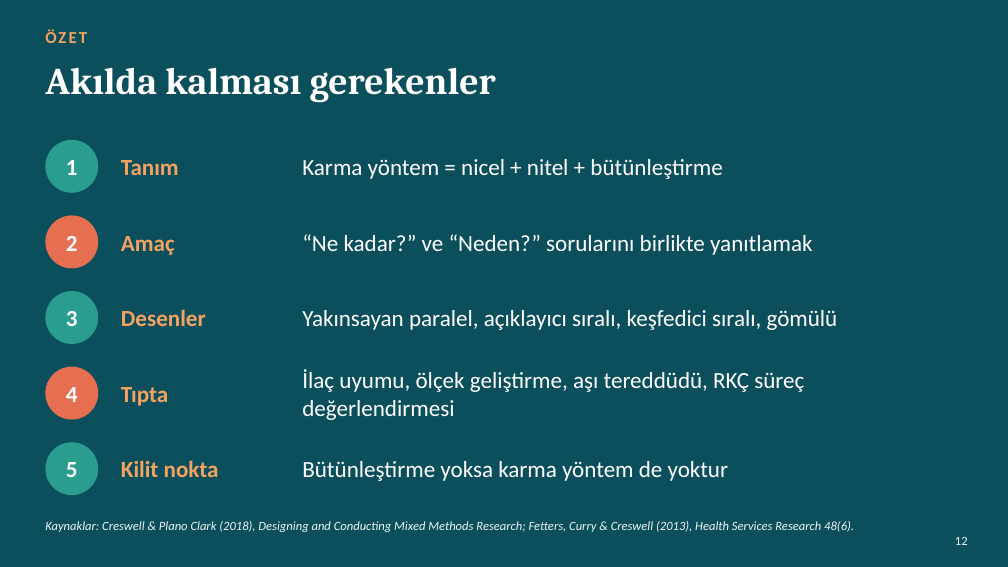
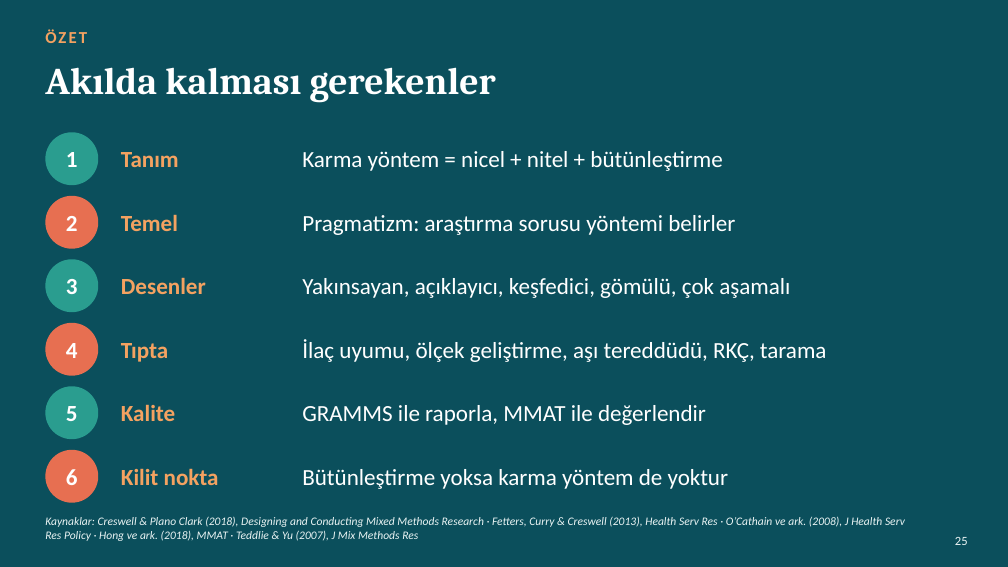
Before and after one commit to sadafac4/istatistik, a slide deck: slide 25 of sunum/10_Karma_Yontemler.pptx (slide 12 before the commit). Drawn at 1008x567 pixels with LibreOffice and Linux fonts; fonts in the diff are those of the drawing. Boxes give left, top, right and bottom in pixels: in the first picture for what was removed or moved away, otherwise in the second. Text is boxed around its words. In the diff, an @@ line names an element or a change of style, - is before the commit and + after.

```diff
--- a/sunum/10_Karma_Yontemler.pptx
+++ b/sunum/10_Karma_Yontemler.pptx
@@ 3 texts, 1 ellipse moved together from (x1=45, y1=140, x2=722, y2=193) to (x1=45, y1=132, x2=722, y2=185) @@
@@ text "2" moved from (x1=66, y1=236, x2=78, y2=251) to (x1=66, y1=216, x2=78, y2=231) @@
@@ ellipse moved from (x1=45, y1=216, x2=98, y2=268) to (x1=45, y1=196, x2=98, y2=249) @@
@@ text at (x1=121, y1=214, x2=178, y2=231): text changed @@
-Amaç
+Temel
@@ text at (x1=302, y1=215, x2=735, y2=235): text changed @@
-“Ne kadar?” ve “Neden?” sorularını birlikte yanıtlamak
+Pragmatizm: araştırma sorusu yöntemi belirler
@@ 2 texts, 1 ellipse moved together from (x1=45, y1=291, x2=206, y2=344) to (x1=45, y1=259, x2=206, y2=312) @@
@@ text at (x1=302, y1=278, x2=790, y2=298): text changed @@
-Yakınsayan paralel, açıklayıcı sıralı, keşfedici sıralı, gömülü
+Yakınsayan, açıklayıcı, keşfedici, gömülü, çok aşamalı
@@ 2 texts, 1 ellipse moved together from (x1=45, y1=367, x2=168, y2=420) to (x1=45, y1=323, x2=168, y2=376) @@
@@ text at (x1=302, y1=339, x2=827, y2=362): text changed @@
-İlaç uyumu, ölçek geliştirme, aşı tereddüdü, RKÇ süreç değerlendirmesi
+İlaç uyumu, ölçek geliştirme, aşı tereddüdü, RKÇ, tarama
@@ text "5" moved from (x1=66, y1=462, x2=78, y2=477) to (x1=66, y1=406, x2=78, y2=421) @@
@@ ellipse moved from (x1=45, y1=442, x2=98, y2=495) to (x1=45, y1=386, x2=98, y2=439) @@
@@ text added at (x1=121, y1=404, x2=175, y2=421), 22 pt, text #F4A261, bold @@
+Kalite
@@ text added at (x1=302, y1=405, x2=706, y2=425), 22 pt, text #FFFFFF @@
+GRAMMS ile raporla, MMAT ile değerlendir
@@ ellipse added at (x1=45, y1=450, x2=98, y2=503), fill #E76F51 @@
@@ text added at (x1=66, y1=469, x2=78, y2=485), 22 pt, text #FFFFFF, bold @@
+6
@@ text "Kilit nokta" moved from (x1=121, y1=460, x2=219, y2=477) to (x1=121, y1=468, x2=219, y2=485) @@
@@ text "Bütünleştirme yoksa karma yöntem de ..." moved from (x1=302, y1=461, x2=729, y2=481) to (x1=302, y1=469, x2=729, y2=489) @@
@@ text at (x1=45, y1=516, x2=905, y2=541): text changed; size 12 to 11 pt @@
-Kaynaklar: Creswell & Plano Clark (2018), Designing and Conducting Mixed Methods Research; Fetters, Curry & Creswell (2013), Health Services Research 48(6).
+Kaynaklar: Creswell & Plano Clark (2018), Designing and Conducting Mixed Methods Research · Fetters, Curry & Creswell (2013), Health Serv Res · O’Cathain ve ark. (2008), J Health Serv Res Policy · Hong ve ark. (2018), MMAT · Teddlie & Yu (2007), J Mix Methods Res
@@ page number at (x1=955, y1=537, x2=968, y2=545): text changed @@
-12
+25
```
Also in this commit, not shown: 13 slides added, 2 other files.
